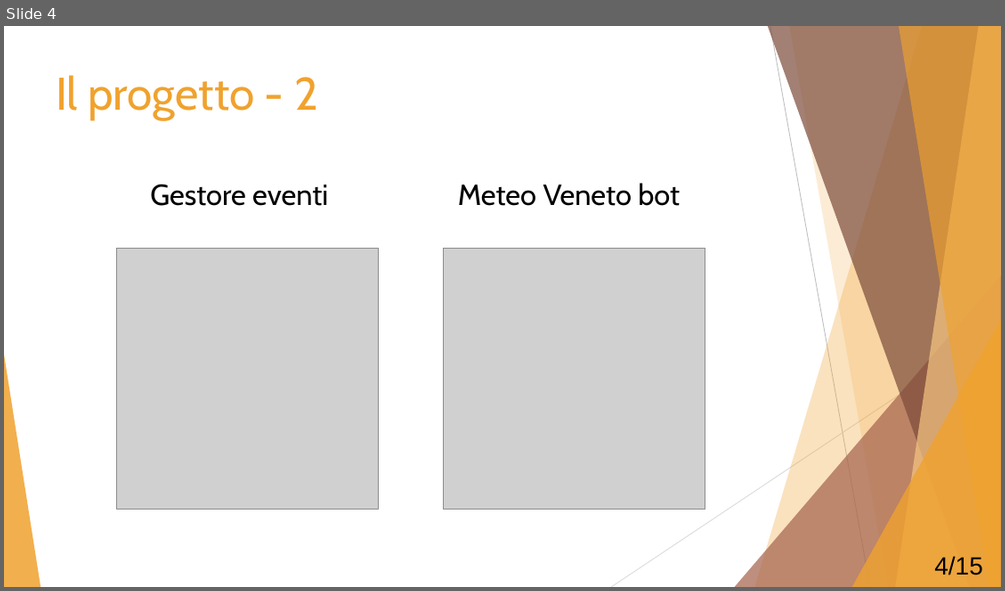
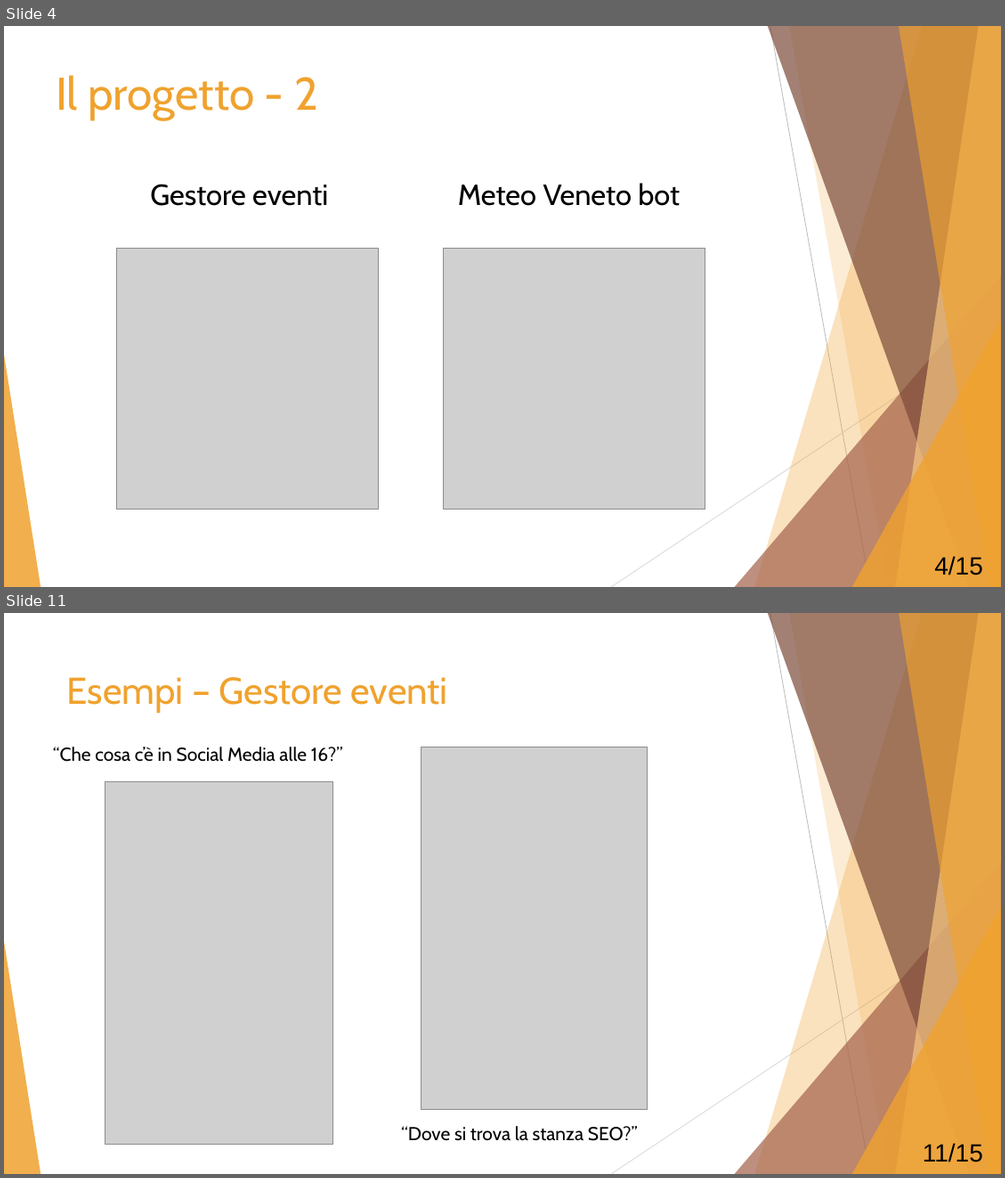
Before and after one commit to Mou95/Tesi, a slide deck: Presentazione_tesi.pptx. Shown one above the other, each under a label of ours: slide 4 before the commit, slides 4 and 11 after it; the slides between them are not shown. The pictures are 1005x591 and 1005x1178 pixels, drawn with LibreOffice and Linux fonts; fonts in the diff are those of the drawing; grey boxes stand for pictures. Boxes give left, top, right and bottom in pixels: in the first picture for what was removed or moved away, otherwise in the second. Text is boxed around its words. In the diff, an @@ line names an element or a change of style, - is before the commit and + after.

```diff
--- a/Presentazione_tesi.pptx
+++ b/Presentazione_tesi.pptx
@@ slide 11 added at bbox=[4, 613, 1001, 1174], background #FFFFFF; not listed: 10 template elements that a slide beside it also shows @@
@@ title added at bbox=[67, 677, 448, 713], 36 pt, text #F0A22E @@
+Esempi – Gestore eventi
@@ text added at bbox=[53, 747, 343, 762], 18 pt, text #000000 @@
+‘‘Che cosa c’è in Social Media alle 16?’’
@@ picture added at bbox=[421, 747, 647, 1110] @@
@@ picture added at bbox=[105, 781, 332, 1144] @@
@@ text added at bbox=[401, 1126, 638, 1141], 18 pt, text #000000 @@
+‘‘Dove si trova la stanza SEO?’’
@@ text added at bbox=[922, 1143, 983, 1162], 24 pt, text #000000 @@
+11/15
```
Also in this commit, not shown: 3 slides changed, 4 other slides added, 2 slides removed, 9 other files.
